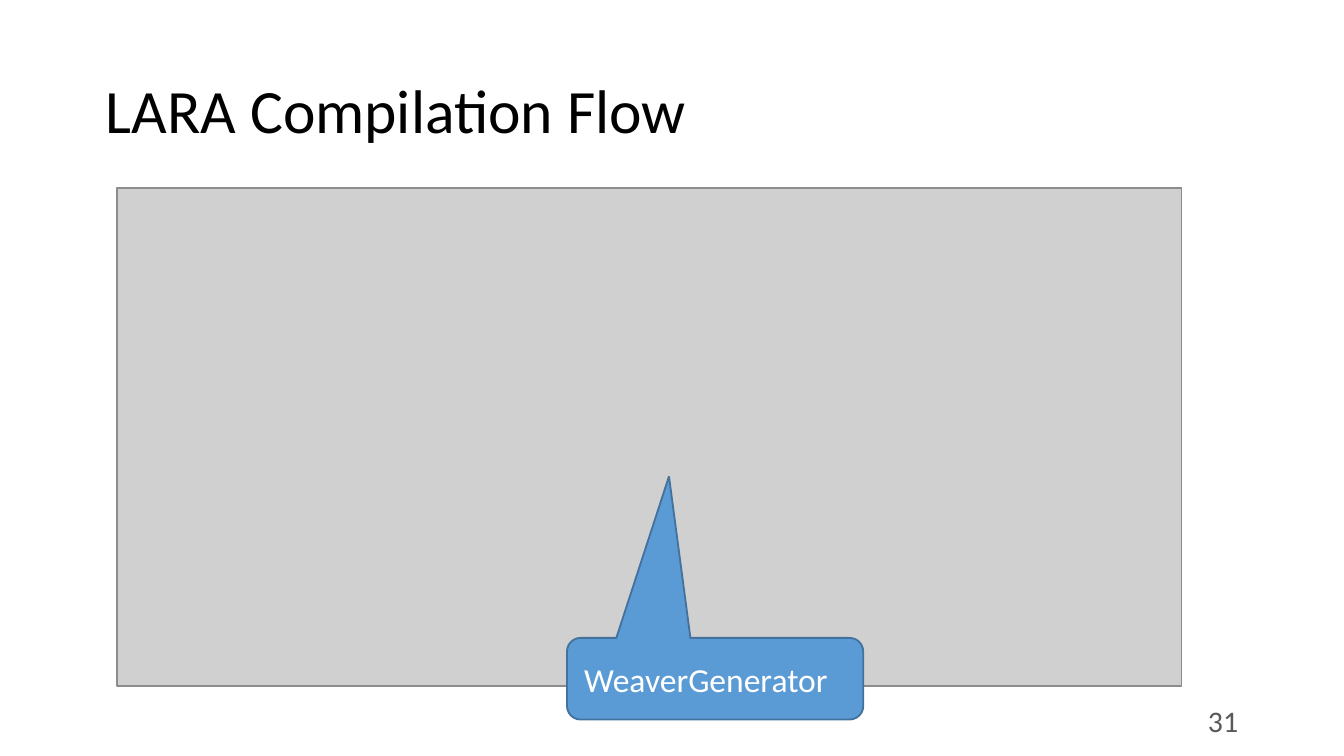
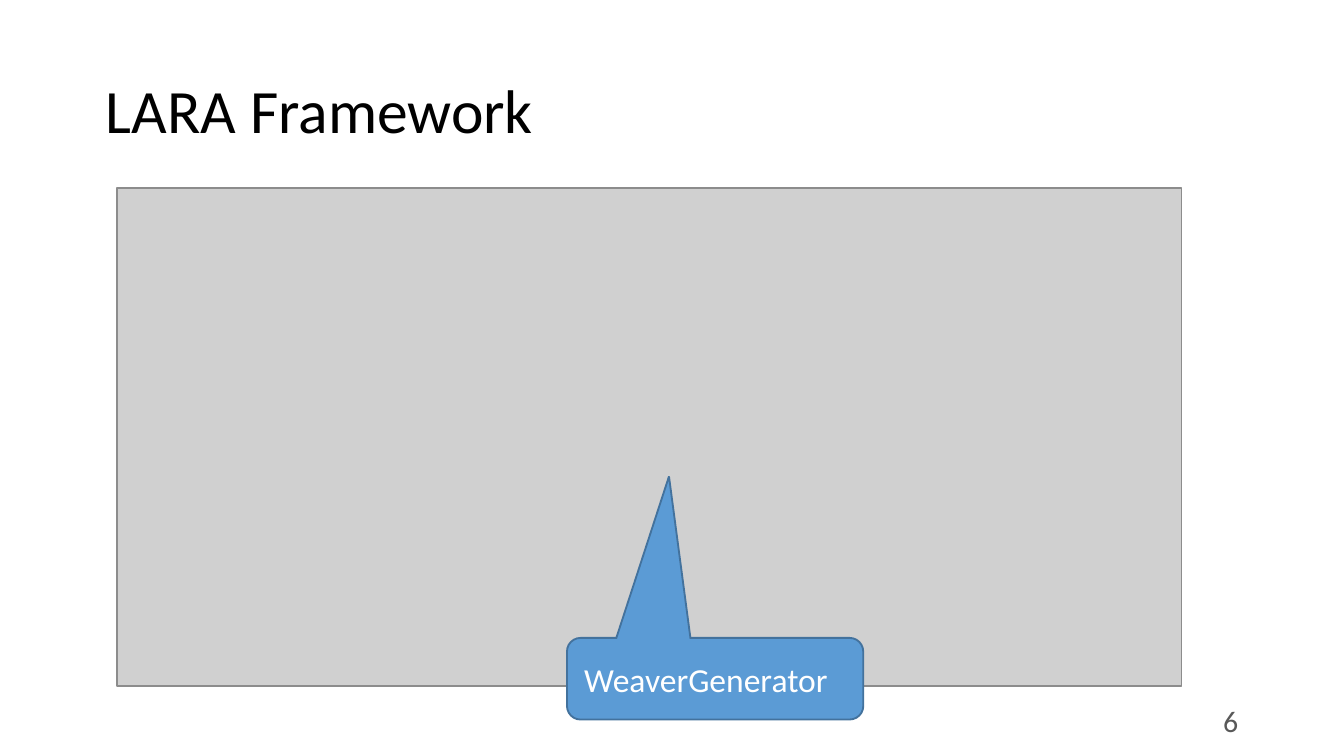
Before and after one commit to specs-feup/specs-lara, a slide deck: slide 6 of 2019-GreenSwLab/Clava-Tutorial.pptx (slide 31 before the commit). Drawn at 1344x756 pixels with LibreOffice and Linux fonts; fonts in the diff are those of the drawing; grey boxes stand for pictures. Boxes give left, top, right and bottom in pixels: in the first picture for what was removed or moved away, otherwise in the second. Text is boxed around its words. In the diff, an @@ line names an element or a change of style, - is before the commit and + after.

```diff
--- a/2019-GreenSwLab/Clava-Tutorial.pptx
+++ b/2019-GreenSwLab/Clava-Tutorial.pptx
@@ title at <box>106,90,533,134</box>: text changed @@
-LARA Compilation Flow
+LARA Framework
@@ page number at <box>1223,712,1238,732</box>: text changed @@
-31
+6
```
Also in this commit, not shown: 8 other slides changed, 2 slides added, 1 slide removed, 1 other file.
